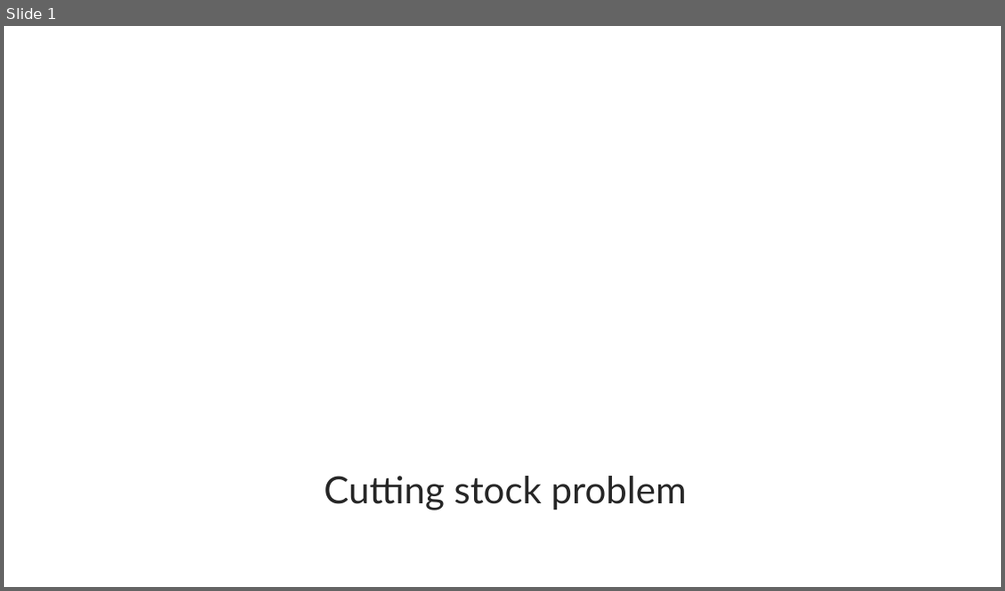
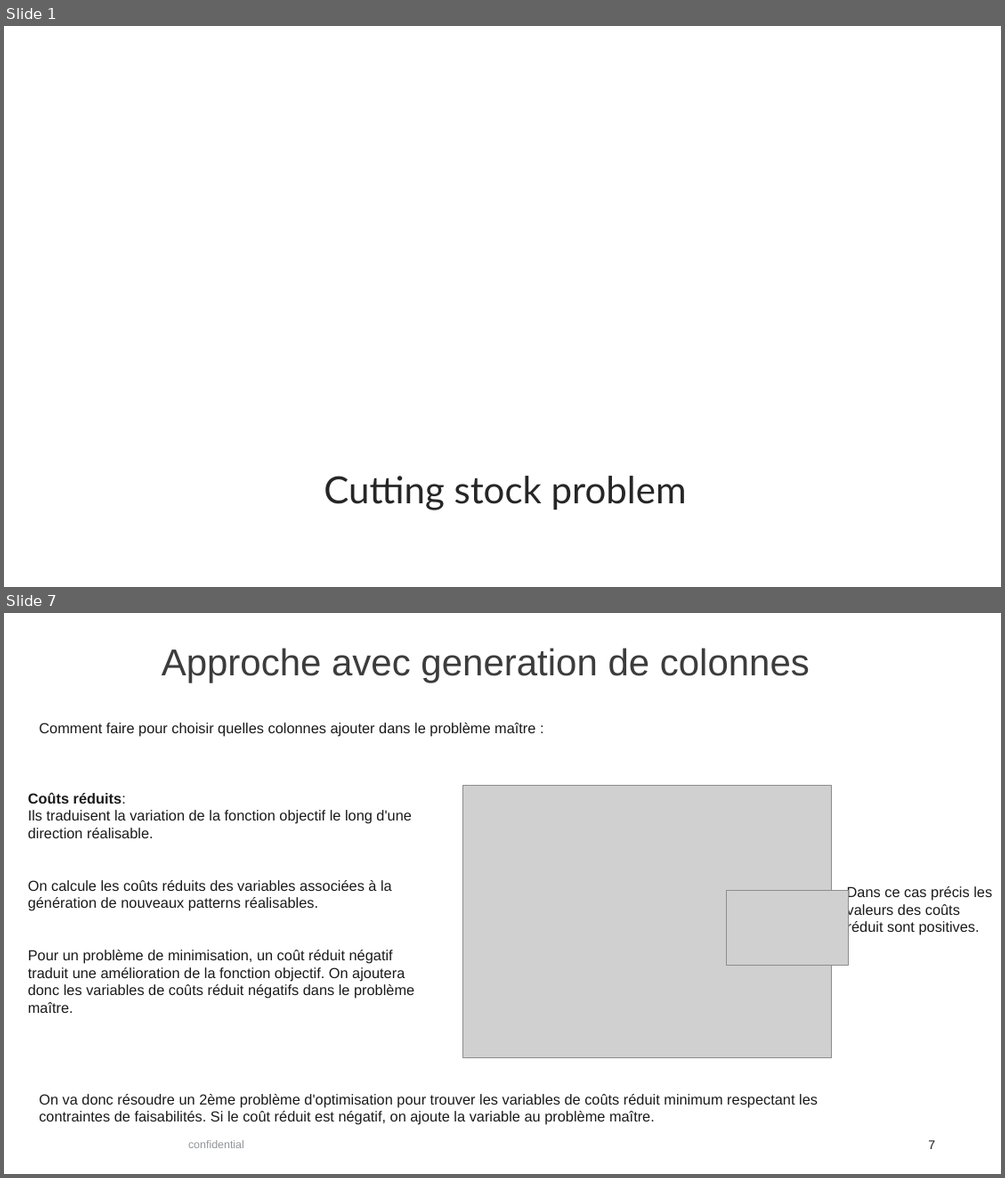
Before and after one commit to SimonBayl/Cutting_Stock_CG, a slide deck: Cutting_Stock_presentation.pptx. Shown one above the other, each under a label of ours: slide 1 before the commit, slides 1 and 7 after it; the slides between them are not shown. The pictures are 1005x591 and 1005x1178 pixels, drawn with LibreOffice and Linux fonts; fonts in the diff are those of the drawing; grey boxes stand for pictures; background and template pictures are left out. Boxes give left, top, right and bottom in pixels: in the first picture for what was removed or moved away, otherwise in the second. Text is boxed around its words. In the diff, an @@ line names an element or a change of style, - is before the commit and + after.

```diff
--- a/Cutting_Stock_presentation.pptx
+++ b/Cutting_Stock_presentation.pptx
@@ slide 7 added at (4,613,1001,1174), background #FFFFFF @@
@@ text added at (162,648,809,682), 36 pt, text #3C3C3C @@
+Approche avec generation de colonnes
@@ text added at (39,722,535,737), 14 pt, text #1A1A1A @@
+Comment faire pour choisir quelles colonnes ajouter dans le problème maître :
@@ text added at (28,792,414,1013), 14 pt, text #1A1A1A @@
+Coûts réduits:
+Ils traduisent la variation de la fonction objectif le long d'une direction réalisable.
+On calcule les coûts réduits des variables associées à la génération de nouveaux patterns réalisables.
+Pour un problème de minimisation, un coût réduit négatif traduit une amélioration de la fonction objectif. On ajoutera donc les variables de coûts réduit négatifs dans le problème maître.
@@ picture added at (463,786,832,1058) @@
@@ picture added at (727,891,849,965) @@
@@ text added at (847,886,992,935), 14 pt, text #1A1A1A @@
+Dans ce cas précis les valeurs des coûts réduit sont positives.
@@ text added at (39,1094,817,1125), 14 pt, text #1A1A1A @@
+On va donc résoudre un 2ème problème d'optimisation pour trouver les variables de coûts réduit minimum respectant les contraintes de faisabilités. Si le coût réduit est négatif, on ajoute la variable au problème maître.
@@ text added at (188,1140,244,1148), 10.7 pt, text #939699 @@
+confidential
@@ page number added at (928,1140,935,1149), 12 pt, text #1A1A1A @@
+7
```
Also in this commit, not shown: 8 slides changed, 1 other file.
